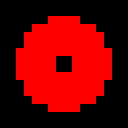
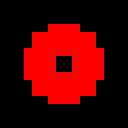
Two versions of the same layered image (128x128). Layer-by-layer changes:
painted on "Layer 1" over 16, 16, 112, 112
